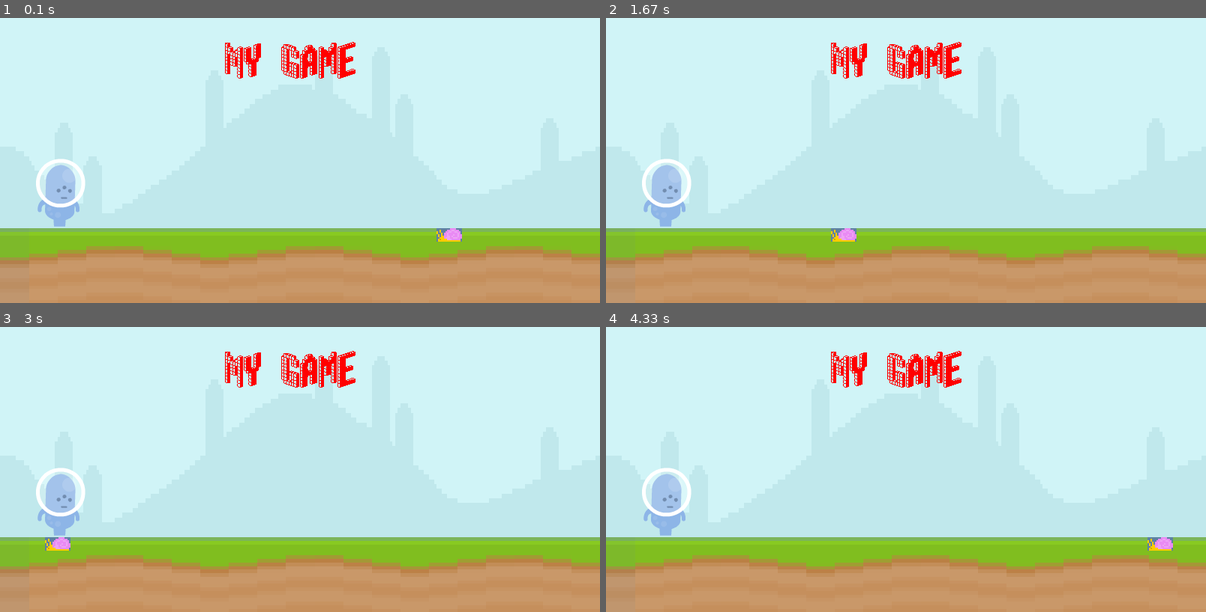
Above: before the commit, frames 1-4 (two rows, left to right).
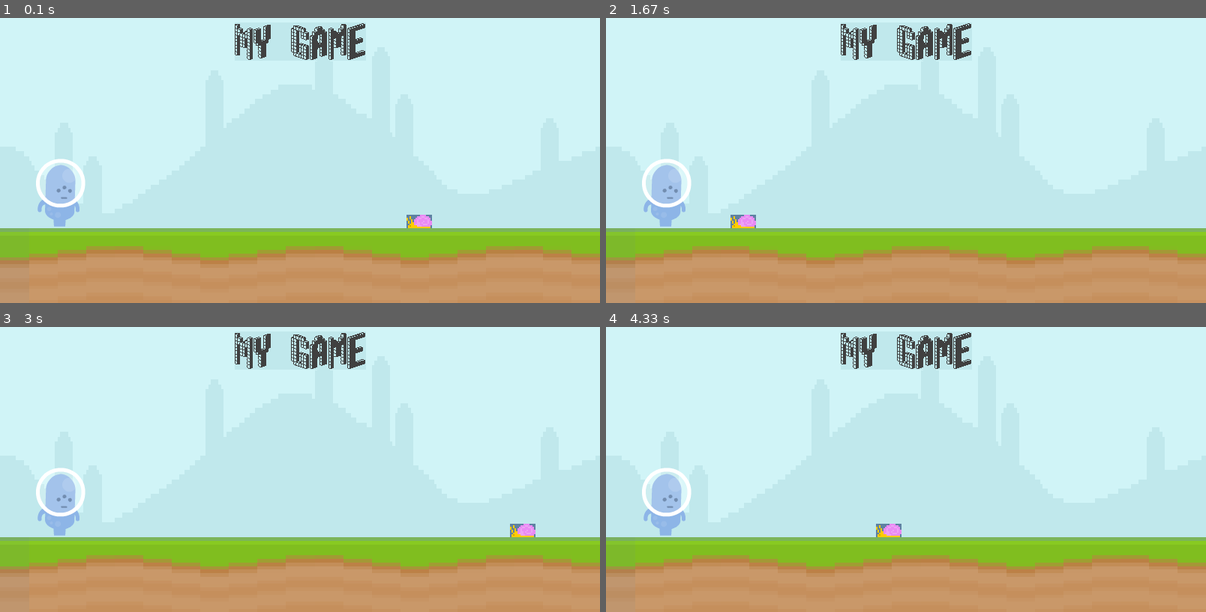
Above: after the commit, the same moments.

Repository: itsevanb/learning-pygame
Game: pygame game, started from first_game.py
Same seed, same stepped clock (60 frames per second), same inputs: the game is played once before the commit and once after it.
Inputs:
- Up to frame 1 (0.1 s): no input
- Up to frame 2 (1.67 s): no input
- Up to frame 3 (3 s): no input
- Up to frame 4 (4.33 s): no input

The runs differ from the first frame. In frame 1, 2.6% of the frame differs, in the area x 37-77%, y 1-79%; in frame 2, 2.6%; in frame 3, 2.6%; in frame 4, 2.6%.

Commit message:
Update first_game.py
learning concepts of pygame

Diff:
--- a/first_game.py
+++ b/first_game.py
@@ -16,13 +16,14 @@
 ground_height = 100  # Adjust this value based on the desired height of the ground
 ground_surface = pygame.transform.scale(ground_surface, (screen_width, ground_height))
 
-text_surface = font.render('My Game', False, 'Red') # Create a surface with the text
+text_surface = font.render('My Game', False, (64,64,64)) # Create a surface with the text
+score_rect = text_surface.get_rect(center = (400, 50))
 
 snail_surface = pygame.image.load('graphics/snail.png').convert_alpha() # Load the image and convert it to a surface
 original_width, original_height = snail_surface.get_size()
 scaled_width, scaled_height = original_width * 2, original_height * 2
 snail_surface = pygame.transform.scale(snail_surface, (scaled_width, scaled_height))
-snail_x_pos = 600
+snail_rect = snail_surface.get_rect(bottomright = (600, screen_height - ground_height))
 
 player_surface = pygame.image.load('graphics/player_walk/p2_walk01.png').convert_alpha() # Load the image and convert it to a surface
 player_rect = player_surface.get_rect(midbottom = (80, screen_height - ground_height))
@@ -32,15 +33,36 @@
         if event.type == pygame.QUIT:   # If the event is quit
             pygame.quit()               # Quit pygame
             exit()                      # Quit python
+        #if event.type == pygame.MOUSEMOTION:
+            #if player_rect.collidepoint(event.pos): print('collision')
+        #if event.type == pygame.KEYDOWN:
+            #if event.key == pygame.K_SPACE:
+                #print('jump')
 
-    screen.blit(sky_surface,(0,0))      # Draw the surface on the screen
+    screen.blit(sky_surface,(0,0))                                           # Draw the surface on the screen
     screen.blit(ground_surface,(0, screen_height - ground_height))         # Draw the surface on the screen
-    screen.blit(text_surface,(300,50))         # Draw the surface on the screen
-    snail_x_pos -= 3
-    if snail_x_pos < -100:
-        snail_x_pos = 800
-    screen.blit(snail_surface,(snail_x_pos, screen_height - ground_height))         # Draw the surface on the screen
-    screen.blit(player_surface, player_rect)                 # Draw the surface on the screen
+    pygame.draw.rect(screen, '#c0e8ec', score_rect)                            # Draw the surface on the screen
+    pygame.draw.rect(screen, '#c0e8ec', score_rect, 10)
+    screen.blit(text_surface, score_rect)                                   # Draw the surface on the screen
+    snail_rect.x -= 4
+    if snail_rect.right <= 0:
+        snail_rect.left = screen_width
+    snail_y_pos = player_rect.bottom - scaled_height            # adjusts snail position to player position
+    screen.blit(snail_surface, snail_rect)                      # Draw the surface on the screen
+    screen.blit(player_surface, player_rect)                    # Draw the surface on the screen
+
+    #keys = pygame.key.get_pressed()
+    #keys[pygame.K_SPACE]:
+    #print('jump')
+
+    #if player_rect.colliderect(snail_rect):                     #Checks if the snail and player collide
+        #print("Collision")
+
+    """ mos_pos = pygame.mouse.get_pos()                            # Get the mouse position
+    if player_rect.collidepoint(mos_pos):
+        print(pygame.mouse.get_pressed())   """                     # Get the mouse button pressed
+
+
 
     # draw all elements
     # update everything
